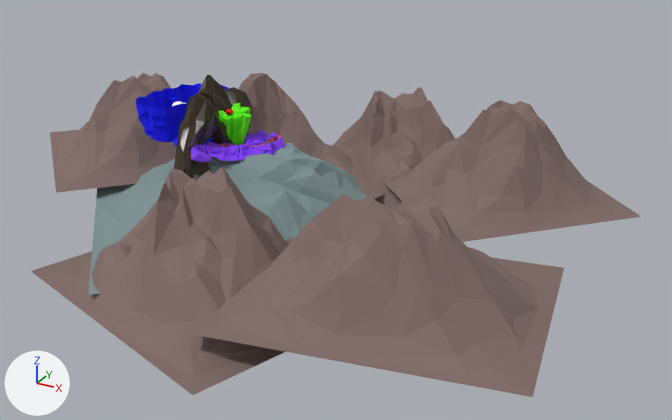
An edit to the FBX model Assets/Models/Terrains/Integrate.FBX, drawn before and after from the same camera.
The view is the same before and after, from a 50 mm lens placed at (1041.0, -1583.0, 745.0), pointed at (174.0, -8.0, -43.0). Every picture has the same lights, and +X, +Y and +Z are marked at lower left. Where no turn or scale is listed for an object, it has been applied to the vertices.

Before the edit, the objects in view are built like this:
```python
me_mesh_002 = bpy.data.meshes.new('Mesh.002')
me_mesh_002.from_pydata(...)  # 2182 vertices, 4305 faces; spans x -105.0..105.0, y -106.0..106.0, z -89.0..89.0
me_mesh_002.materials.append(mat_13___default)  # blue #0000ff
me_mesh_003 = bpy.data.meshes.new('Mesh.003')
me_mesh_003.from_pydata(...)  # 181 vertices, 281 faces; spans x -54.0..54.0, y -143.0..143.0, z -96.0..96.0
me_mesh_003.materials.append(mat_x)  # brown #352a16
me_mesh_004 = bpy.data.meshes.new('Mesh.004')
me_mesh_004.from_pydata(...)  # 628 vertices, 1282 faces; spans x -38.9..38.9, y -54.6..54.6, z -53.0..53.0
me_mesh_004.materials.append(mat_02___default)  # green #5df700
ob_stage2 = bpy.data.objects.new('Stage2', me_mesh_002)
ob_stage2.location = (-174.0, -18.0, 67.0)
ob_stage2_3 = bpy.data.objects.new('Stage2-3', me_mesh_003)
ob_stage2_3.location = (-107.0, -34.0, 115.0)
ob_stage3 = bpy.data.objects.new('Stage3', me_mesh_004)
ob_stage3.location = (-70.0, -4.0, 88.0)
# also in view: 'Mountain' at (6.0, -18.0, 36.0); 'Stage1' at (-62.0, -38.0, 69.0)
```
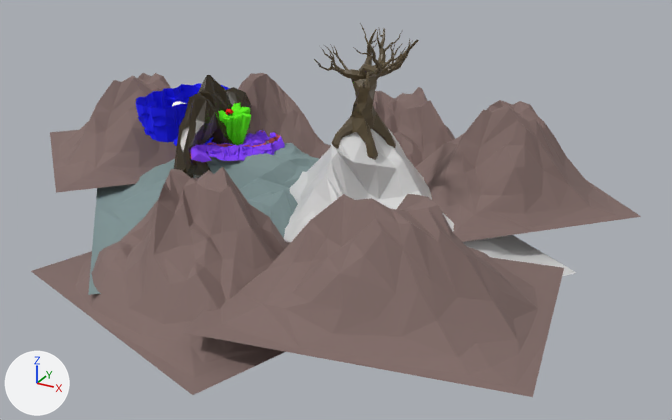
Scene script edits in JSON lines:
```json
{"op": "add", "block": "mat_material__854", "code": ["mat_material__854 = principled_material('Material #854')", "mat_material__854.base_color = (0.7, 0.7, 0.7)  # light grey #dadada", "mat_material__854.roughness = 0.434"]}
{"op": "add", "block": "mat_frontcolor", "code": ["mat_frontcolor = principled_material('FrontColor')", "mat_frontcolor.base_color = (0.102, 0.0745, 0.0353)  # brown #5a4d35", "mat_frontcolor.roughness = 0.472"]}
{"op": "add", "block": "me_mesh_024", "code": ["me_mesh_024 = bpy.data.meshes.new('Mesh.024')", "me_mesh_024.from_pydata(...)  # 268 vertices, 497 faces; spans x -461.0..475.0, y -412.0..417.0, z -78.0..183.0", "me_mesh_024.materials.append(mat_material__854)  # light grey #dadada"]}
{"op": "add", "block": "me_mesh_023", "code": ["me_mesh_023 = bpy.data.meshes.new('Mesh.023')", "me_mesh_023.from_pydata(...)  # 1778 vertices, 3393 faces; spans x -94.0..102.0, y -138.0..132.0, z -218.0..74.0", "me_mesh_023.materials.append(mat_frontcolor)  # brown #5a4d35"]}
{"op": "add", "block": "ob_worldtreemountain", "code": ["ob_worldtreemountain = bpy.data.objects.new('WorldTreeMountain', me_mesh_024)", "ob_worldtreemountain.location = (206.0, -4.0, -11.0)"]}
{"op": "add", "block": "ob_worldtree", "code": ["ob_worldtree = bpy.data.objects.new('WorldTree', me_mesh_023)", "ob_worldtree.location = (261.0, -23.0, 281.0)"]}
```

Boxes (x1, y1, x2, y2) around the edits, measured in the pictures (672 x 420 px):
```json
{"object": "WorldTreeMountain", "change": "added", "after": [284, 129, 576, 276]}
{"object": "WorldTree", "change": "added", "after": [314, 23, 419, 160], "on screen": "brown"}
```
